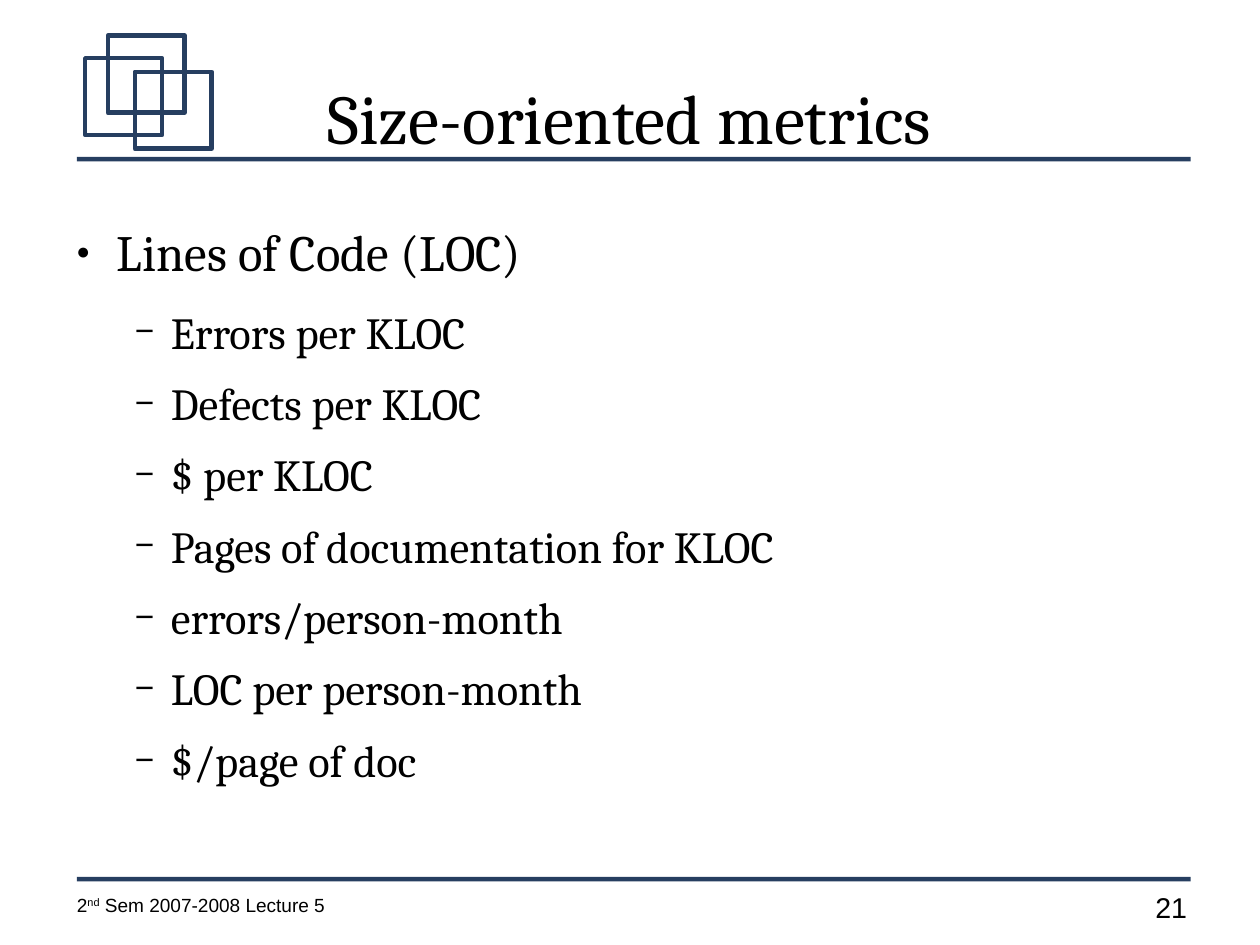
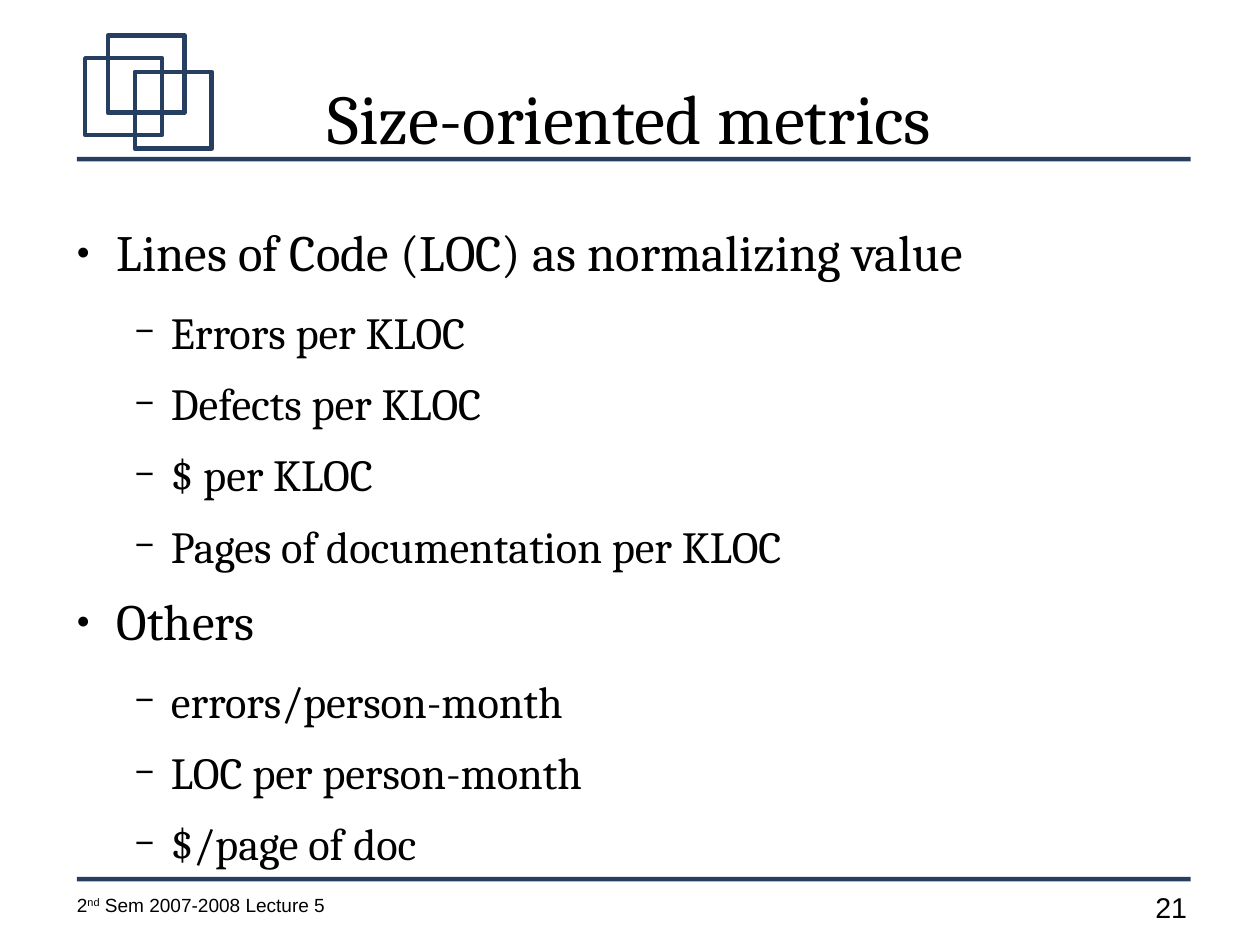
Before and after one commit to jachermocilla/jach-homepage, a slide deck: slide 21 of CMSC128-2nd-Sem-2007-L5.odp. Drawn at 1260x945 pixels with LibreOffice and Linux fonts; fonts in the diff are those of the drawing. Boxes give left, top, right and bottom in pixels: in the first picture for what was removed or moved away, otherwise in the second. Text is boxed around its words. In the diff, an @@ line names an element or a change of style, - is before the commit and + after.

```diff
--- a/CMSC128-2nd-Sem-2007-L5.odp
+++ b/CMSC128-2nd-Sem-2007-L5.odp
@@ text at (117,235,963,282): text changed @@
-● Lines of Code (LOC)
+● Lines of Code (LOC) as normalizing value
@@ text at (117,531,782,641): text changed @@
-  − Pages of documentation for KLOC
+  − Pages of documentation per KLOC
+● Others
```
Also in this commit, not shown: 2 other slides changed, 11 slides added, 1 slide removed.
